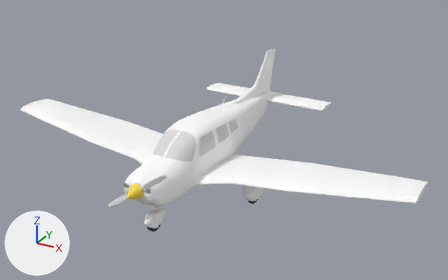
What one commit did to the Blender file Models/pa28-181.blend.
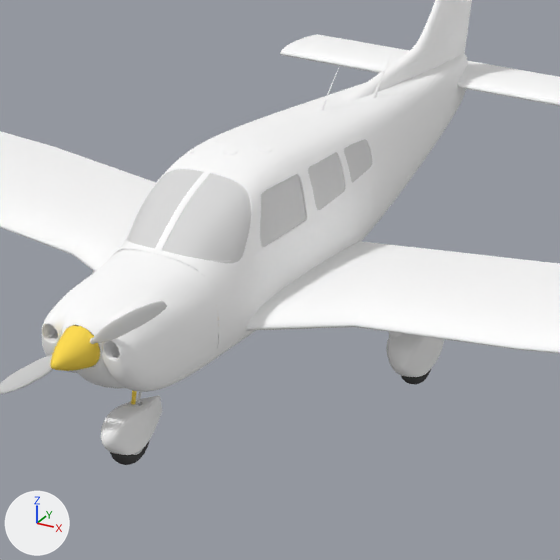
Each version is shown whole from a 50 mm camera at (7.14, -12.5, 6.21) aimed at (0.25, 0.03, -0.06), then close up on the part from 24% to 68% of the width and 25% to 94% of the height. Arrows for +X, +Y and +Z are at lower left; the lights stay in place.

The first close-up shows 'cowling', 'fuselage', 'horizontal stabilizer', 'left main fairing', 'left main wheel', 'nose gear fairing', 'nose wheel', 'prop blade', 'prop spinner', 'side windows', 'vertical stabilizer', 'windshield', 'wings'.
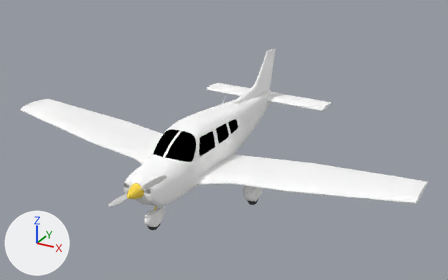
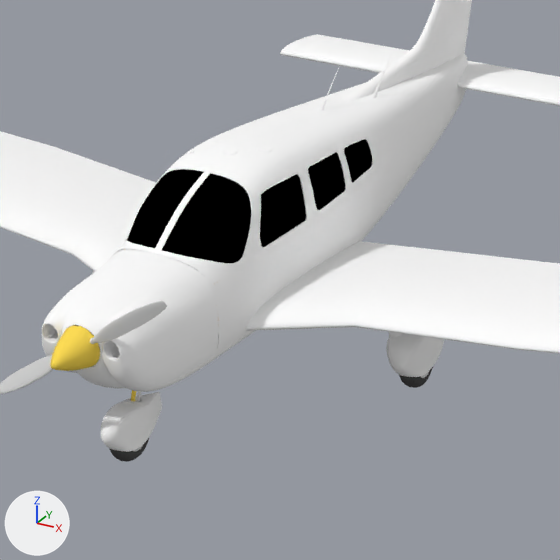
The change, as a list of edits to the scene's bpy script:
```text
Change mat_glass:
    mat_glass.base_color: (0.711, 0.711, 0.711) -> (0.0, 0.0, 0.0)  # light grey #dbdbdb -> black #000000
Change ob_nose_gear_fairing:
    ob_nose_gear_fairing.location: (0.0, -2.75, -1.05) -> (0.0, -2.75, -1.02)
Change ob_nose_wheel:
    ob_nose_wheel.location: (0.0, -2.75, -1.05) -> (0.0, -2.75, -1.02)
Change ob_left_main_wheel:
    ob_left_main_wheel.location: (1.5, -0.8, -0.9) -> (1.5, -0.8, -0.93)
```

Where the change shows, as pixel boxes (x1, y1, x2, y2) in the close-ups (560 x 560 px):
'windshield', recoloured (white to black): (127, 169, 251, 263) in both
'side windows', recoloured (grey to black): (260, 139, 372, 247) in both
'nose gear fairing', moved: before (101, 395, 162, 455); after (101, 392, 162, 452)
'nose wheel', moved: before (110, 440, 150, 465); after (110, 438, 149, 462)
'left main wheel', moved: before (401, 369, 431, 384); after (399, 367, 433, 388)
